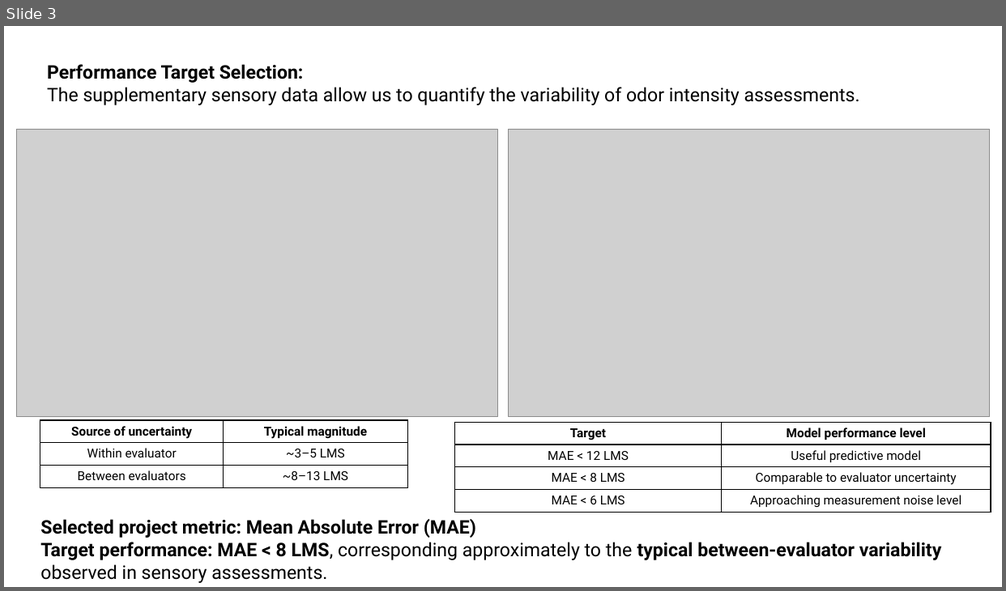
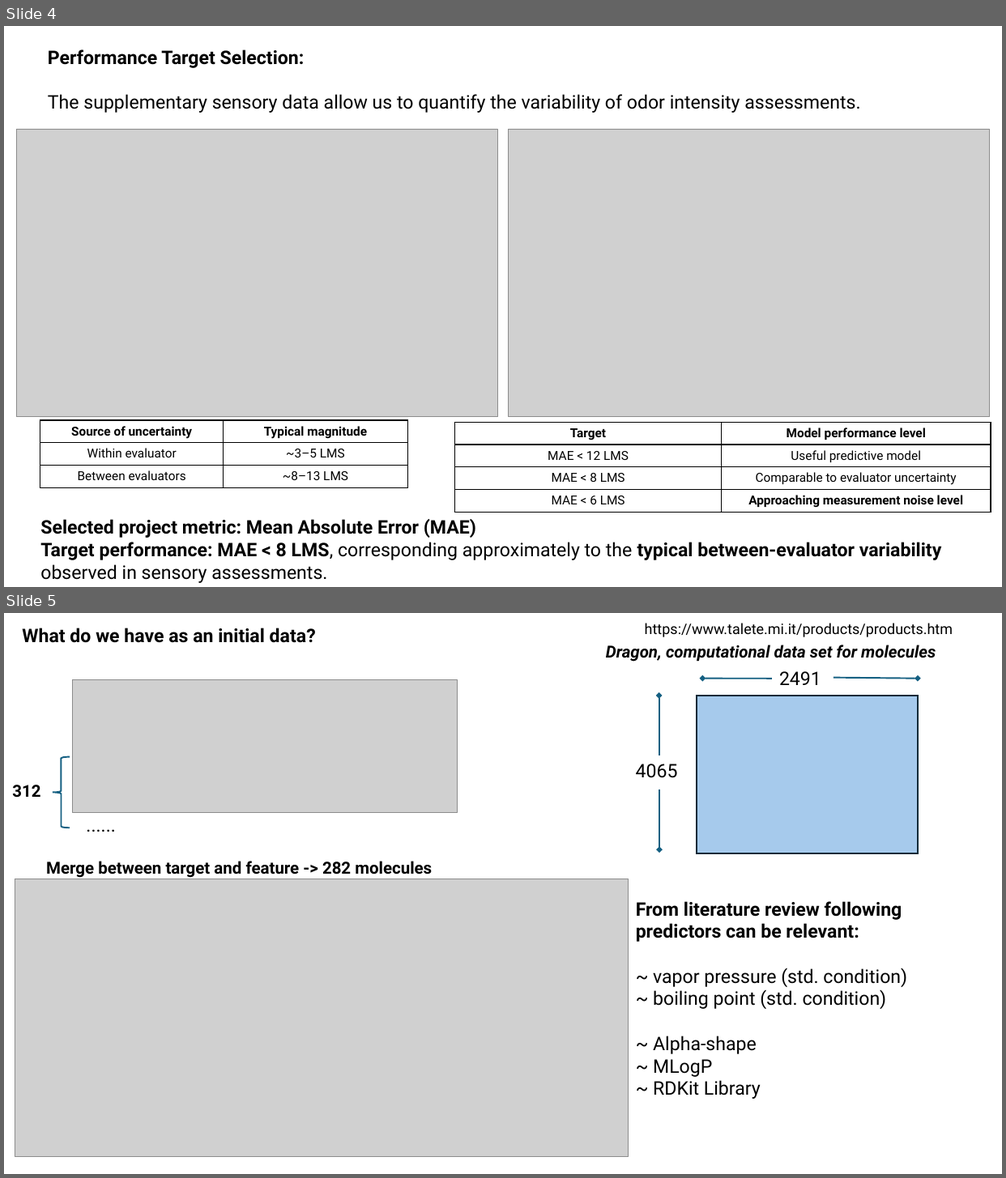
Before and after one commit to kiriyevskykiril/ai-program-2026, a slide deck: project_1/precentation/Smell intensity presentation.pptx. Shown one above the other, each under a label of ours: slide 3 before the commit, slides 4 and 5 after it. The pictures are 1006x591 and 1006x1178 pixels, drawn with LibreOffice and Linux fonts; fonts in the diff are those of the drawing; grey boxes stand for pictures. Boxes give left, top, right and bottom in pixels: in the first picture for what was removed or moved away, otherwise in the second. Text is boxed around its words. In the diff, an @@ line names an element or a change of style, - is before the commit and + after.

```diff
--- a/project_1/precentation/Smell intensity presentation.pptx
+++ b/project_1/precentation/Smell intensity presentation.pptx
@@ slide 5 added at (4, 613, 1002, 1174), background #FFFFFF @@
@@ text added at (22, 628, 316, 643), 18 pt, text #000000, bold @@
+What do we have as an initial data?
@@ text added at (645, 623, 953, 637), 14 pt, text #000000 @@
+https://www.talete.mi.it/products/products.htm
@@ text added at (606, 645, 936, 662), 16 pt, text #000000, bold, italic @@
+Dragon, computational data set for molecules
@@ group added at (636, 671, 918, 854): 4 arrows, 2 texts, 1 rectangle @@
+4065
+2491
@@ group added at (12, 679, 457, 840): 2 texts, 1 picture, 1 left brace @@
+......
+312
@@ picture added at (15, 879, 629, 1157) @@
@@ text added at (46, 861, 432, 878), 16 pt, text #000000, bold @@
+Merge between target and feature -> 282 molecules
@@ text added at (636, 901, 907, 1099), 18 pt, text #000000 @@
+From literature review following predictors can be relevant:
+~ vapor pressure (std. condition)
+~ boiling point (std. condition)
+~ Alpha-shape
+~ MLogP
+~ RDKit Library
@@ what was slide 3 is now slide 4 @@
@@ slide 4 changed as well @@
@@ text "Performance Target Selection:" rewrapped from (47, 64, 860, 105) to (48, 49, 860, 113) @@
@@ table at (454, 422, 991, 512) @@
@@ bold on in "Approaching measurement noise level" @@
```
Also in this commit, not shown: 2 other slides changed, 15 other slides added, 16 other files.
